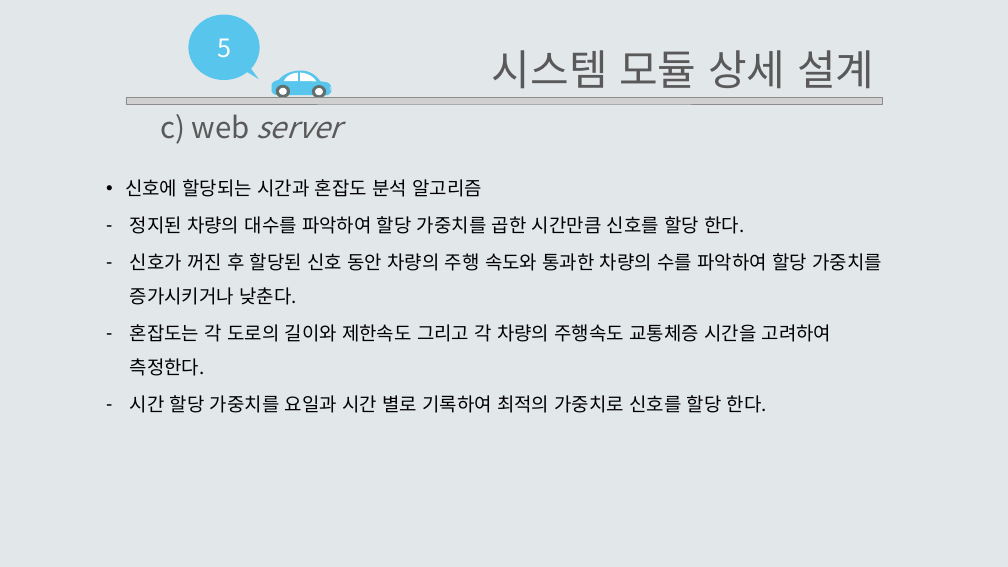
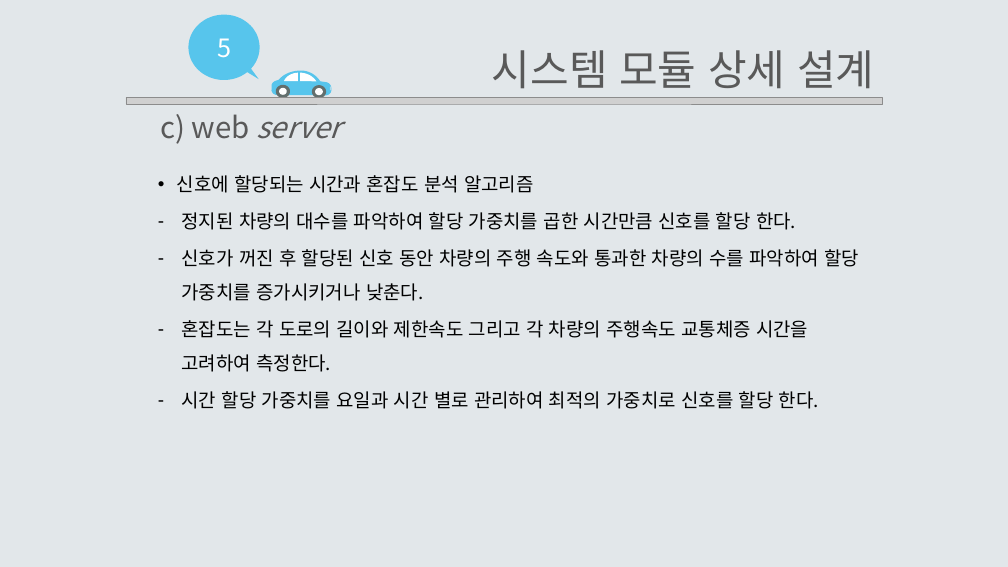
Before and after one commit to EomHeeSang/grad_proj, a slide deck: slide 1 of 발표자료/설계서2-14(엄희상,박주호,김태경)_변경사항.pptx. Drawn at 1008x567 pixels with LibreOffice and Linux fonts; fonts in the diff are those of the drawing; grey boxes stand for pictures. Boxes give left, top, right and bottom in pixels: in the first picture for what was removed or moved away, otherwise in the second. Text is boxed around its words. In the diff, an @@ line names an element or a change of style, - is before the commit and + after.

```diff
--- a/발표자료/설계서2-14(엄희상,박주호,김태경)_변경사항.pptx
+++ b/발표자료/설계서2-14(엄희상,박주호,김태경)_변경사항.pptx
@@ text "신호에 할당되는 시간과 혼잡도 분석 ...": place and size @@
-text "신호에 할당되는 시간과 혼잡도 분석 ..." at [125,179,882,413]
+text "신호에 할당되는 시간과 혼잡도 분석 ..." at [177,175,859,409]
@@ text at [182,391,819,409]: text changed @@
-  – 시간 할당 가중치를 요일과 시간 별로 기록하여 최적의 가중치로 신호를 할당 한다.
+  – 시간 할당 가중치를 요일과 시간 별로 관리하여 최적의 가중치로 신호를 할당 한다.
```
Also in this commit, not shown: 2 slides added, 1 slide removed, 4 other files.
